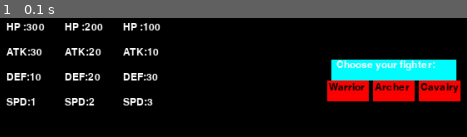
Above: before the commit, frame 1.
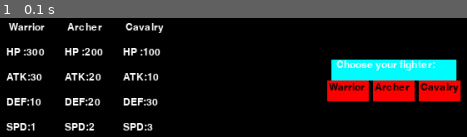
Above: after the commit, the same moment.

Repository: Nikhil-Singla/the-dev-dossier
Game: pygame game, started from game_dev/testArmySim_pygame.py
Two runs of this game, one before a commit and one after it. Both use one fixed random seed, a clock stepped at 60 frames per second and the inputs below.
Inputs:
- Up to frame 1 (0.1 s): no input

The runs differ from the first frame. In frame 1, 5.7% of the frame differs, in the area x 1-36%, y 4-95%.

Commit message:
Setting up the fight. Writing names

Diff:
--- a/game_dev/testArmySim_pygame.py
+++ b/game_dev/testArmySim_pygame.py
@@ -31,9 +31,13 @@
 frameRate = 60  ## Framerate
 font = pygame.font.Font('freesansbold.ttf', 12) ## Font
 
+timer_interval = 1000 # 0.5 seconds
+timer_event = pygame.USEREVENT + 1
+
 timer = pygame.time.Clock() ## Help run our game at 60 FPS
 
 ## Stat list will be used later to display the four types of stats on screen of each of the troops
+displayName = []
 displayStat1 = []
 displayStat2 = []
 displayStat3 = []
@@ -43,7 +47,7 @@
 
 ## Army Stats: [Soldier, Archer, Cavalry]
 
-nameMod = ['Soldier', 'Archer', 'Cavalry']
+nameMod = ['Cavalry', 'Archer', 'Warrior']
 healthMod = [100, 200, 300]
 attackMod = [10, 20, 30]
 defenseMod = [30, 20, 10]
@@ -68,16 +72,19 @@
         health = 0
     return health
 
-def fightTurn(health, speed, attack, defense):
+def fightTurn(health, speedOwn, speedOther, attack, defense):
     ## Fighting turn where we get attack, defense and return remaining health of troop after
-    attack = turnAttack(attack, speed)
-    defend = turnDefense(defense, speed)
+    attack = turnAttack(attack, speedOther)
+    defend = turnDefense(defense, speedOwn)
     health = healthLeft(health, defend, attack)
     return health
 
-def statDisplay(listVar, index, stat, name):
+def statDisplay(listVar, index, stat, name=''):
     ## Inserting the stats (value) into a specified list (listVar) along with their (index) and (name)
-    listVar.insert(index, font.render(name+str(round(stat)), True, white, black))
+    if type(stat) == int:
+        stat = round(stat)
+    listVar.insert(index, font.render(name+str(stat), True, white, black))
+
 
 def choose_fighterButton():
     ## Drawing Fighter Button
@@ -97,14 +104,23 @@
     ## Returning the pygame buttons to select troops
     return warOne, warTwo, warThree
 
+def fight(fighterOne, fighterTwo):
+    tempHealth = healthMod.copy()
+    while(not(tempHealth[fighterOne] == 0) and not(tempHealth[fighterTwo] == 0)):
+        print(tempHealth[fighterOne])
+        tempHealth[fighterOne], tempHealth[fighterTwo] = fightTurn(tempHealth[fighterOne], speedMod[fighterOne], speedMod[fighterTwo], attackMod[fighterTwo], defenseMod[fighterOne]), fightTurn(tempHealth[fighterTwo], speedMod[fighterTwo], speedMod[fighterOne], attackMod[fighterOne], defenseMod[fighterTwo])
+
 def printBattle(fightList):
     j = len(fightList)
-    while fightList:
-        i = fightList.pop()
+    temp = fightList.copy()
+    while temp:
+        i = temp.pop()
+        statDisplay(displayName, i, nameMod[i], " ")
         statDisplay(displayStat1, i, healthMod[i], 'HP :')
         statDisplay(displayStat2, i, attackMod[i], 'ATK:')
         statDisplay(displayStat3, i, defenseMod[i], 'DEF:')
         statDisplay(displayStat4, i, speedMod[i], 'SPD:')
+        screen.blit(displayName.pop(), (300*j,160))
         screen.blit(displayStat1.pop(), (300*j,200))
         screen.blit(displayStat2.pop(), (300*j,240))
         screen.blit(displayStat3.pop(), (300*j,280))
@@ -113,6 +129,9 @@
         screen.blit(versus, (450, 265))
         j -= 1
 
+    fighterOne = fightList.pop()
+    fighterTwo = fightList.pop()
+    fight(fighterOne, fighterTwo)
 """"
 healthOne = 100
 attackOne = 10
@@ -149,16 +168,18 @@
                 selectionCount += 1
 
     for i in range(0,3):
+        statDisplay(displayName, i, nameMod[i], ' ')
         statDisplay(displayStat1, i, healthMod[i], 'HP :')
         statDisplay(displayStat2, i, attackMod[i], 'ATK:')
         statDisplay(displayStat3, i, defenseMod[i], 'DEF:')
         statDisplay(displayStat4, i, speedMod[i], 'SPD:')
 
     for i in range(0,3):
-        screen.blit(displayStat1.pop(), (10+70*i,5))
-        screen.blit(displayStat2.pop(), (10+70*i,35))
-        screen.blit(displayStat3.pop(), (10+70*i,65))
-        screen.blit(displayStat4.pop(), (10+70*i,95))
+        screen.blit(displayName.pop(), (10+70*i,5))
+        screen.blit(displayStat1.pop(), (10+70*i,35))
+        screen.blit(displayStat2.pop(), (10+70*i,65))
+        screen.blit(displayStat3.pop(), (10+70*i,95))
+        screen.blit(displayStat4.pop(), (10+70*i,125))
 
 ##    if selectionCount!=0:
 ##        print(selectionCount)
